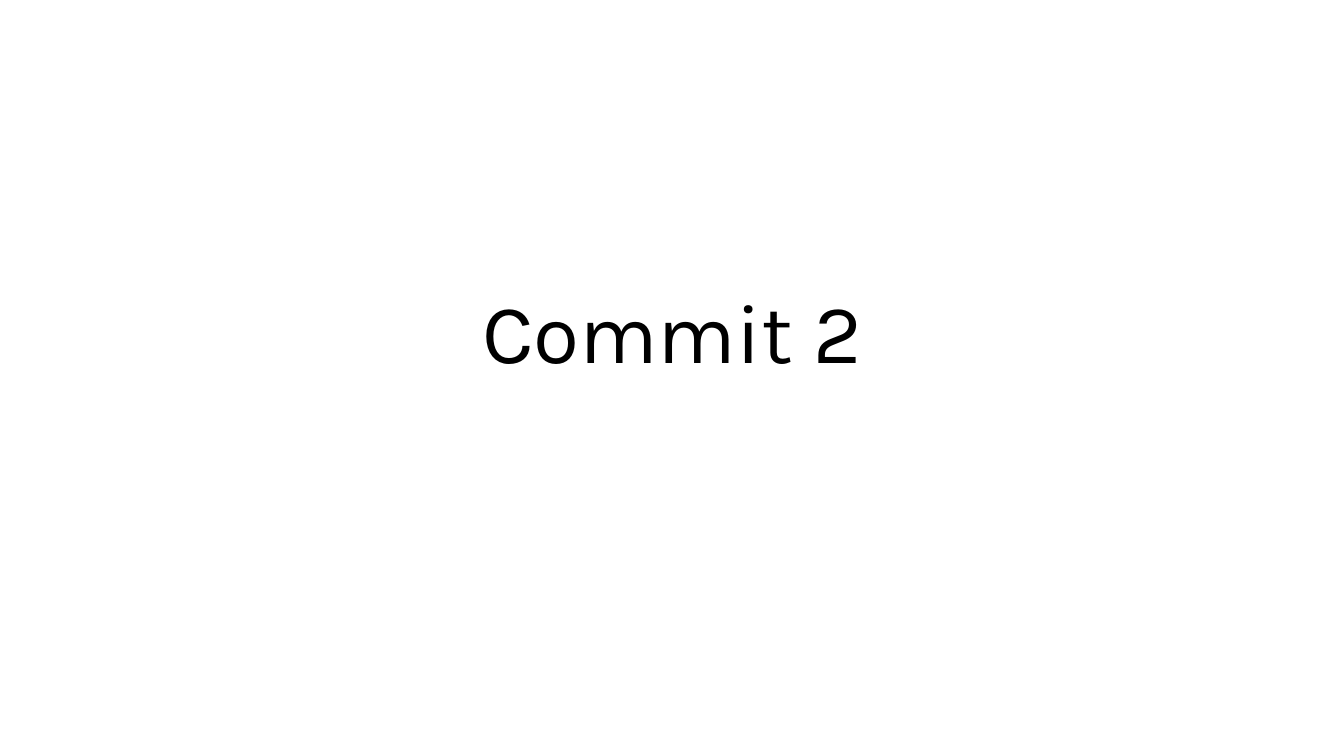
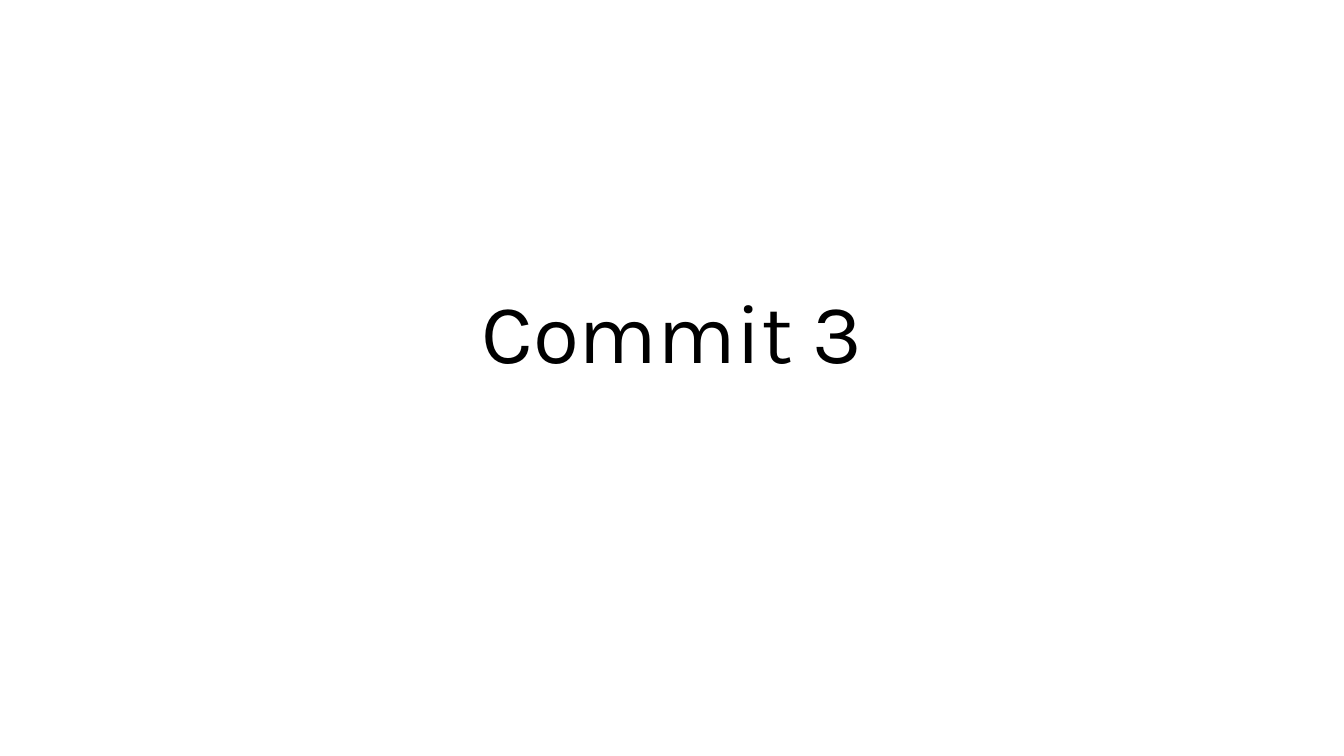
Before and after one commit to JoaoGSilveira/Prova-1, a slide deck: slide 1 of PowerPointTeste.pptx. Drawn at 1344x756 pixels with LibreOffice and Linux fonts; fonts in the diff are those of the drawing. Boxes give left, top, right and bottom in pixels: in the first picture for what was removed or moved away, otherwise in the second. Text is boxed around its words. In the diff, an @@ line names an element or a change of style, - is before the commit and + after.

```diff
--- a/PowerPointTeste.pptx
+++ b/PowerPointTeste.pptx
@@ title at bbox=[482, 305, 863, 364]: text changed @@
-Commit 2
+Commit 3
```
Also in this commit, not shown: 4 other files.
